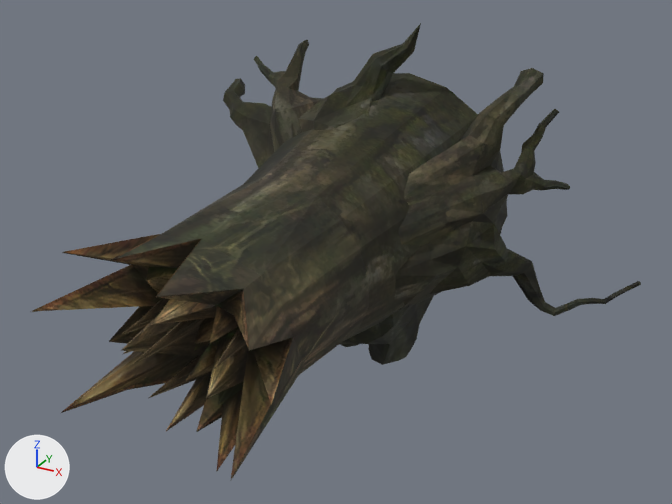
Renders of the OBJ model sceneobjs/mori_yewai_01/mori_yewai_01_duanlie02.obj from each side of a commit.
Both versions are drawn from a camera (50 mm lens) standing at (334.0, -774.0, 319.0) and looking at (4.0, -174.0, 19.0). The axes (+X, +Y, +Z) are drawn at lower left. The lights are the same throughout. Where no turn or scale is listed for an object, it has been applied to the vertices. Vertices at the same position are counted once.

The older version as bpy lines, for what is in view:
```python
me_mori_yewai_01_duanlie02 = bpy.data.meshes.new('mori_yewai_01_duanlie02')
me_mori_yewai_01_duanlie02.from_pydata(...)  # 715 vertices, 1227 faces; spans x -212.0..212.0, y -378.0..6.0, z -179.0..179.0
# faces by material slot: [139, 1088]
me_mori_yewai_01_duanlie02.materials.append(mat_material_2)  # picture img_mori_yewai_01_duanlie01_01_png
me_mori_yewai_01_duanlie02.materials.append(mat_material_1)  # picture img_mori_yewai_01_worldtree02_03_png
ob_mori_yewai_01_duanlie02 = bpy.data.objects.new('mori_yewai_01_duanlie02', me_mori_yewai_01_duanlie02)
ob_mori_yewai_01_duanlie02.location = (0.0, 0.0, 0.0)
```
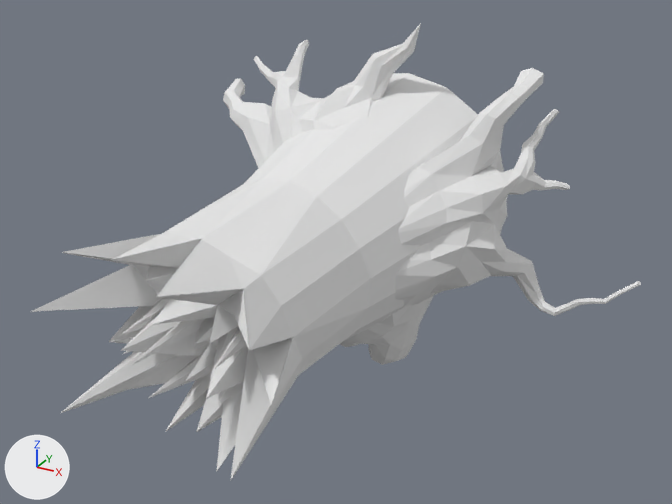
Location of each change, (x1, y1, x2, y2) in pixels of the pictures (672 x 504 px):
part 1 of me_mori_yewai_01_duanlie02, recoloured (brown to grey): (30, 234, 293, 481) in both
part 2 of me_mori_yewai_01_duanlie02, recoloured: (32, 23, 641, 480) in both

Diff of the bpy script that builds the scene:
```diff
--- a/sceneobjs/mori_yewai_01/mori_yewai_01_duanlie02.obj.py
+++ b/sceneobjs/mori_yewai_01/mori_yewai_01_duanlie02.obj.py
@@ mat_material_1_1 @@
+mat_material_1_1 = principled_material('material_1')
+mat_material_1_1.base_color = (0.8, 0.8, 0.8)  # white #e7e7e7
+mat_material_1_1.roughness = 1.0
@@ mat_material_2_1 @@
+mat_material_2_1 = principled_material('material_2')
+mat_material_2_1.base_color = (0.8, 0.8, 0.8)  # white #e7e7e7
+mat_material_2_1.roughness = 1.0
@@ me_mori_yewai_01_duanlie02 @@
 me_mori_yewai_01_duanlie02.from_pydata(...)  # 715 vertices, 1227 faces; spans x -212.0..212.0, y -378.0..6.0, z -179.0..179.0
 # used by ob_mori_yewai_01_duanlie02; location = (0.0, 0.0, 0.0)
+# me_mori_yewai_01_duanlie02 part 1: all 139 faces that had it switch from mat_material_2 (picture img_mori_yewai_01_duanlie01_01_png) to mat_material_2_1 (white #e7e7e7)
+# me_mori_yewai_01_duanlie02 part 2: all 1088 faces that had it switch from mat_material_1 (picture img_mori_yewai_01_worldtree02_03_png) to mat_material_1_1 (white #e7e7e7)
```
